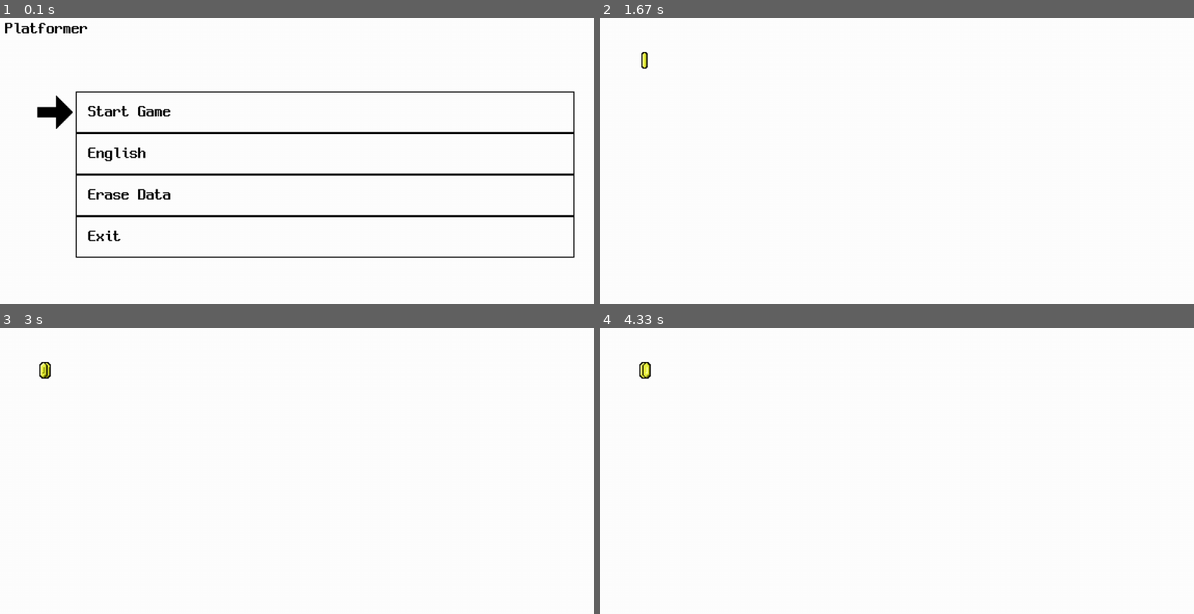
Above: before the commit, frames 1-4 (two rows, left to right).
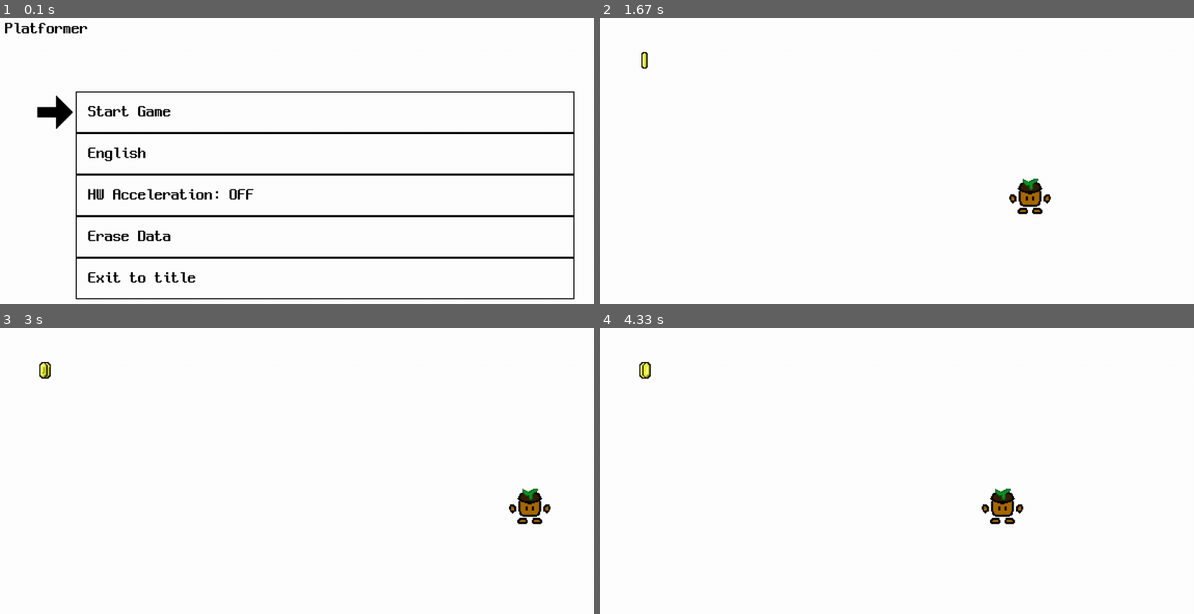
Above: after the commit, the same moments.

Repository: pupungeggang4/Python-Playground
Game: pygame game, started from platformer/src/main.py
Same seed, same stepped clock (60 frames per second), same inputs: the game is played once before the commit and once after it.
Inputs:
- Up to frame 1 (0.1 s): no input
- Up to frame 2 (1.67 s): hold Enter 0.33-0.8 s; hold Right 0.33-0.8 s; tap Enter at 0.83, 1.17 s; hold Right from 1.5 s (still down)
- Up to frame 3 (3 s): release Right at 1.97 s; hold Up 2-2.3 s; hold Right 2.33-2.8 s; hold Left from 2.83 s (still down)
- Up to frame 4 (4.33 s): release Left at 3.37 s; hold Down 3.4-3.7 s; hold Left 3.73-4.13 s

The runs differ from the first frame. In frame 1, 1.9% of the frame differs, in the area x 12-97%, y 59-99%; in frame 2, 0.5%; in frame 3, 0.5%; in frame 4, 0.5%.

Commit message:
HW Acceler

Diff:
--- a/platformer/src/script/field.py
+++ b/platformer/src/script/field.py
@@ -2,22 +2,34 @@
 
 from script.shape import *
 from script.res import *
+from script.render import *
 
 class Field():
     def __init__(self):
+        self.camera = Rect2(0, 0, 1280, 720)
+        self.player = FieldPlayer()
         self.entity_list = [Coin()]
 
+    def handle_tick(self, game):
+        self.player.handle_tick(game)
+
     def render(self, game):
+        self.player.render(game)
         for i in range(len(self.entity_list)):
             self.entity_list[i].render(game)
 
 class Entity():
-    pass
+    def __init__(self):
+        self.rect = Rect2(0, 0, 80, 80)
+        self.surface = pygame.surface.Surface([self.rect.size.x, self.rect.size.y], pygame.SRCALPHA)
 
 class Wall(Entity):
     pass
 
 class Platform(Entity):
+    pass
+
+class Belt(Entity):
     pass
 
 class Coin(Entity):
@@ -38,6 +50,18 @@
         self.surface.blit(Image.sprite['coin'], [0, 0], self.frame_coord[self.frame_current])
         game.surface.blit(self.surface, [80, 80])
 
-class Player():
+class FieldPlayer(Entity):
     def __init__(self):
-        self.rect = Rect2(0, 0, 80, 80)
+        super().__init__()
+
+    def handle_tick(self, game):
+        if game.key_pressed['left'] == True:
+            self.rect.pos.x -= 320 / game.fps
+        if game.key_pressed['right'] == True:
+            self.rect.pos.x += 320 / game.fps
+
+    def render(self, game):
+        field = game.field
+        self.surface.fill(Color.transparent)
+        self.surface.blit(Image.player, [0, 0])
+        Render.render_center_cam(game.surface, self.surface, self.rect, field.camera)
--- a/platformer/src/script/game.py
+++ b/platformer/src/script/game.py
@@ -10,6 +10,7 @@
 class Game():
     def __init__(self):
         pygame.init()
+        self.hw_acceler = False
         self.scene = 'title'
         self.state = ''
         self.menu = False
@@ -17,6 +18,8 @@
         self.locale = Locale.data[self.lang]
         self.selected_title = 0
         self.selected_menu = 0
+
+        self.key_pressed = {'up': False, 'left': False, 'down': False, 'right': False}
 
         self.field = Field()
 
@@ -33,13 +36,12 @@
         else:
             self.scale = 1
 
-        self.window = pygame.display.set_mode([self.resolution[0] * self.scale, self.resolution[1] * self.scale], pygame.OPENGL | pygame.DOUBLEBUF, vsync=1)
+        self.window = pygame.display.set_mode([self.resolution[0] * self.scale, self.resolution[1] * self.scale], pygame.SCALED, vsync=1)
         pygame.display.set_caption('Platformer Game')
         self.surface = pygame.surface.Surface(self.resolution, pygame.SRCALPHA)
 
         load_image()
         self.load_font()
-        self.GL_init()
 
     def load_font(self):
         pygame.font.init()
@@ -57,12 +59,25 @@
         glTexParameteri(GL_TEXTURE_2D, GL_TEXTURE_MAG_FILTER, GL_NEAREST)
         glClearColor(0.0, 0.0, 0.0, 1.0)
 
+    def enable_hw_acceler(self):
+        self.hw_acceler = True
+        self.window = pygame.display.set_mode([self.resolution[0] * self.scale, self.resolution[1] * self.scale], pygame.OPENGL | pygame.DOUBLEBUF, vsync=1)
+        self.GL_init()
+
+    def disable_hw_acceler(self):
+        self.hw_acceler = False
+        self.window = pygame.display.set_mode([self.resolution[0] * self.scale, self.resolution[1] * self.scale], pygame.SCALED, vsync=1)
+
     def run(self):
         while True:
             self.clock.tick(self.fps)
             self.handle_input()
             self.handle_scene()
-            self.GL_render()
+
+            if self.hw_acceler == True:
+                self.GL_render()
+            else:
+                self.window.blit(self.surface, [0, 0])
             pygame.display.flip()
 
     def handle_input(self):
@@ -73,10 +88,32 @@
 
             if event.type == pygame.KEYDOWN:
                 key = event.key
+
+                if key == pygame.K_UP:
+                    self.key_pressed['up'] = True
+                if key == pygame.K_LEFT:
+                    self.key_pressed['left'] = True
+                if key == pygame.K_DOWN:
+                    self.key_pressed['down'] = True
+                if key == pygame.K_RIGHT:
+                    self.key_pressed['right'] = True
+
                 if self.scene == 'title':
                     scenetitle.key_down(self, key)
                 elif self.scene == 'field':
                     scenefield.key_down(self, key)
+
+            if event.type == pygame.KEYUP:
+                key = event.key
+
+                if key == pygame.K_UP:
+                    self.key_pressed['up'] = False
+                if key == pygame.K_LEFT:
+                    self.key_pressed['left'] = False
+                if key == pygame.K_DOWN:
+                    self.key_pressed['down'] = False
+                if key == pygame.K_RIGHT:
+                    self.key_pressed['right'] = False
 
     def handle_scene(self):
         if self.scene == 'title':
--- a/platformer/src/script/locale.py
+++ b/platformer/src/script/locale.py
@@ -4,8 +4,11 @@
             'game_name': 'Platformer',
             'start_game': 'Start Game',
             'lang': 'English',
+            'hw_acceler_on': 'HW Acceleration: ON',
+            'hw_acceler_off': 'HW Acceleration: OFF',
             'erase_data': 'Erase Data',
-            'exit': 'Exit',
+            'exit': 'Exit to title',
+            'quit': 'Quit',
 
             'paused': 'Paused',
             'resume': 'Resume',
@@ -15,8 +18,11 @@
             'game_name': '플랫포머',
             'start_game': '게임 시작',
             'lang': '한국어',
+            'hw_acceler_on': '하드웨어 가속: 켜짐',
+            'hw_acceler_off': '하드웨어 가속: 꺼짐',
             'erase_data': '데이터 삭제',
-            'exit': '종료',
+            'exit': '타이틀 화면으로 돌아가기',
+            'quit': '종료',
 
             'paused': '일시정지됨',
             'resume': '계속하기',
--- a/platformer/src/script/render.py
+++ b/platformer/src/script/render.py
@@ -13,4 +13,11 @@
         surface.blit(Font.neodgm_32.render(game.locale['resume'], False, Color.black), UI.Menu.text_resume)
         pygame.draw.rect(surface, Color.black, UI.Menu.button_exit, 2)
         surface.blit(Font.neodgm_32.render(game.locale['exit'], False, Color.black), UI.Menu.text_exit)
+        pygame.draw.rect(surface, Color.black, UI.Menu.button_quit, 2)
+        surface.blit(Font.neodgm_32.render(game.locale['quit'], False, Color.black), UI.Menu.text_quit)
         surface.blit(Image.arrow, UI.Menu.arrow[game.selected_menu])
+
+    @staticmethod
+    def render_center_cam(surface, img, rect, camera):
+        pos = [rect.pos.x - rect.size.x / 2 - camera.pos.x + camera.size.x / 2, rect.pos.y - rect.size.y / 2 - camera.pos.y + camera.size.y / 2]
+        surface.blit(img, pos)
--- a/platformer/src/script/res.py
+++ b/platformer/src/script/res.py
@@ -12,5 +12,7 @@
     sprite = {}
 
 def load_image():
+    Image.player = pygame.image.load('image/player.png')
     Image.arrow = pygame.image.load('image/arrow.png')
+    Image.coin = pygame.image.load('image/coin.png')
     Image.sprite['coin'] = pygame.image.load('image/sprite/spritecoin.png')
--- a/platformer/src/script/scenefield.py
+++ b/platformer/src/script/scenefield.py
@@ -6,6 +6,9 @@
 from script.render import *
 
 def loop(game):
+    if game.menu == False:
+        if game.state == '':
+            game.field.handle_tick(game)
     render(game)
 
 def render(game):
@@ -25,9 +28,9 @@
         if key == pygame.K_RETURN or key == pygame.K_q:
             game.menu = False
         if key == pygame.K_UP:
-            game.selected_menu = (game.selected_menu + 1) % 2
+            game.selected_menu = (game.selected_menu + 2) % 3
         elif key == pygame.K_DOWN:
-            game.selected_menu = (game.selected_menu + 1) % 2
+            game.selected_menu = (game.selected_menu + 1) % 3
         elif key == pygame.K_RETURN:
             if game.selected_menu == 0:
                 game.menu = False
@@ -35,3 +38,6 @@
                 game.menu = False
                 game.scene = 'title'
                 game.state = ''
+            elif game.selected_menu == 2:
+                pygame.quit()
+                sys.exit()
--- a/platformer/src/script/scenetitle.py
+++ b/platformer/src/script/scenetitle.py
@@ -14,6 +14,11 @@
     game.surface.blit(Font.neodgm_32.render(game.locale['start_game'], False, Color.black), UI.Title.text_start)
     pygame.draw.rect(game.surface, Color.black, UI.Title.button_lang, 2)
     game.surface.blit(Font.neodgm_32.render(game.locale['lang'], False, Color.black), UI.Title.text_lang)
+    pygame.draw.rect(game.surface, Color.black, UI.Title.button_hw_acceler, 2)
+    if game.hw_acceler == True:
+        game.surface.blit(Font.neodgm_32.render(game.locale['hw_acceler_on'], False, Color.black), UI.Title.text_hw_acceler)
+    else:
+        game.surface.blit(Font.neodgm_32.render(game.locale['hw_acceler_off'], False, Color.black), UI.Title.text_hw_acceler)
     pygame.draw.rect(game.surface, Color.black, UI.Title.button_erase, 2)
     game.surface.blit(Font.neodgm_32.render(game.locale['erase_data'], False, Color.black), UI.Title.text_erase)
     pygame.draw.rect(game.surface, Color.black, UI.Title.button_exit, 2)
@@ -22,9 +27,9 @@
 
 def key_down(game, key):
     if key == pygame.K_UP:
-        game.selected_title = (game.selected_title + 3) % 4
+        game.selected_title = (game.selected_title + 4) % 5
     if key == pygame.K_DOWN:
-        game.selected_title = (game.selected_title + 1) % 4
+        game.selected_title = (game.selected_title + 1) % 5
     if key == pygame.K_RETURN:
         if game.selected_title == 0:
             game.scene = 'field'
@@ -36,7 +41,12 @@
                 game.lang = 'en'
             game.locale = Locale.data[game.lang]
         elif game.selected_title == 2:
+            if game.hw_acceler == True:
+                game.disable_hw_acceler()
+            else:
+                game.enable_hw_acceler()
+        elif game.selected_title == 3:
             pass
-        elif game.selected_title == 3:
+        elif game.selected_title == 4:
             pygame.quit()
             sys.exit()
--- a/platformer/src/script/ui.py
+++ b/platformer/src/script/ui.py
@@ -5,20 +5,24 @@
         text_start = [184, 184]
         button_lang = [160, 240, 960, 80]
         text_lang = [184, 264]
-        button_erase = [160, 320, 960, 80]
-        text_erase = [184, 344]
-        button_exit = [160, 400, 960, 80]
-        text_exit = [184, 424]
-        arrow = [[80, 160], [80, 240], [80, 320], [80, 400]]
+        button_hw_acceler = [160, 320, 960, 80]
+        text_hw_acceler = [184, 344]
+        button_erase = [160, 400, 960, 80]
+        text_erase = [184, 424]
+        button_exit = [160, 480, 960, 80]
+        text_exit = [184, 504]
+        arrow = [[80, 160], [80, 240], [80, 320], [80, 400], [80, 480]]
 
     class Field():
         pass
 
     class Menu():
-        rect = [320, 240, 640, 240]
-        text_paused = [344, 264]
-        button_resume = [320, 320, 640, 80]
-        text_resume = [344, 344]
-        button_exit = [320, 400, 640, 80]
-        text_exit = [344, 424]
-        arrow = [[240, 320], [240, 400]]
+        rect = [320, 200, 640, 320]
+        text_paused = [344, 224]
+        button_resume = [320, 280, 640, 80]
+        text_resume = [344, 304]
+        button_exit = [320, 360, 640, 80]
+        text_exit = [344, 384]
+        button_quit = [320, 440, 640, 80]
+        text_quit = [344, 464]
+        arrow = [[240, 280], [240, 360], [240, 440]]
--- a/roguelike/src/script/locale.py
+++ b/roguelike/src/script/locale.py
@@ -14,7 +14,7 @@
             'exit_to_title': 'Exit to title',
             'surrender': 'Surrender',
 
-            'control': '[WASD] Move [Space] Dash [E,Click] Interact [Esc] Menu',
+            'control': '[WASD] Move [Space] Dash [Enter,Click] Interact [Esc] Menu',
             'start_battle': 'Start Adventure?',
             'yes': 'Yes',
             'no': 'No',
@@ -35,7 +35,7 @@
             'exit_to_title': '시작 화면으로 나가기',
             'surrender': '항복',
 
-            'control': '[WASD] 이동 [스페이스] 대시 [E,Click] 상호작용 [Esc] 메뉴',
+            'control': '[WASD] 이동 [스페이스] 대시 [Enter,Click] 상호작용 [Esc] 메뉴',
             'start_battle': '모험을 시작할까요?',
             'yes': '예',
             'no': '아니오',
--- a/roguelike/src/script/scenebattle.py
+++ b/roguelike/src/script/scenebattle.py
@@ -3,6 +3,7 @@
 from script.ui import *
 from script.res import *
 from script.render import *
+from script.func import *
 
 def loop(game):
     if game.menu == False:
@@ -62,4 +63,20 @@
 
 def mouse_up(game, pos, button):
     if button == 1:
-        pass
+        if game.menu == False:
+            if point_inside_rect_ui(pos, UI.Battle.button_menu):
+                game.menu = True
+        elif game.menu == True:
+            if point_inside_rect_ui(pos, UI.Battle.button_menu) or point_inside_rect_ui(pos, UI.Menu_Battle.button_resume):
+                game.menu = False
+            elif point_inside_rect_ui(pos, UI.Menu_Battle.button_surrender):
+                game.menu = False
+                game.scene = 'village'
+                game.state = ''
+            elif point_inside_rect_ui(pos, UI.Menu_Battle.button_exit):
+                game.menu = False
+                game.scene = 'title'
+                game.state = ''
+            elif point_inside_rect_ui(pos, UI.Menu_Battle.button_quit):
+                pygame.quit()
+                sys.exit()
--- a/roguelike/src/script/scenevillage.py
+++ b/roguelike/src/script/scenevillage.py
@@ -29,7 +29,7 @@
             game.selected_menu_village = 0
 
         if game.state == '':
-            if key == pygame.K_e:
+            if key == pygame.K_RETURN:
                 game.village.player.handle_interact(game)
         elif game.state == 'battle_confirm':
             if key == pygame.K_a or key == pygame.K_d:
Binary file added: platformer/src/image/coin.png
Binary file added: platformer/src/image/player.png
Not shown, added: roguelike/devnote/20251030.md
